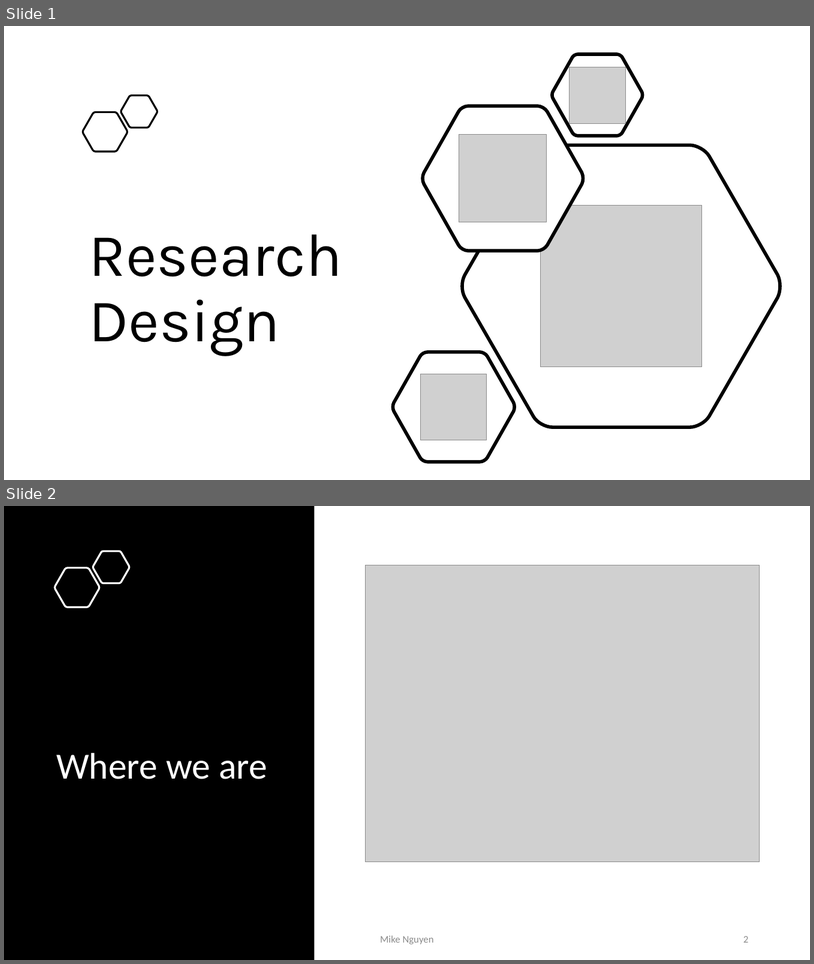
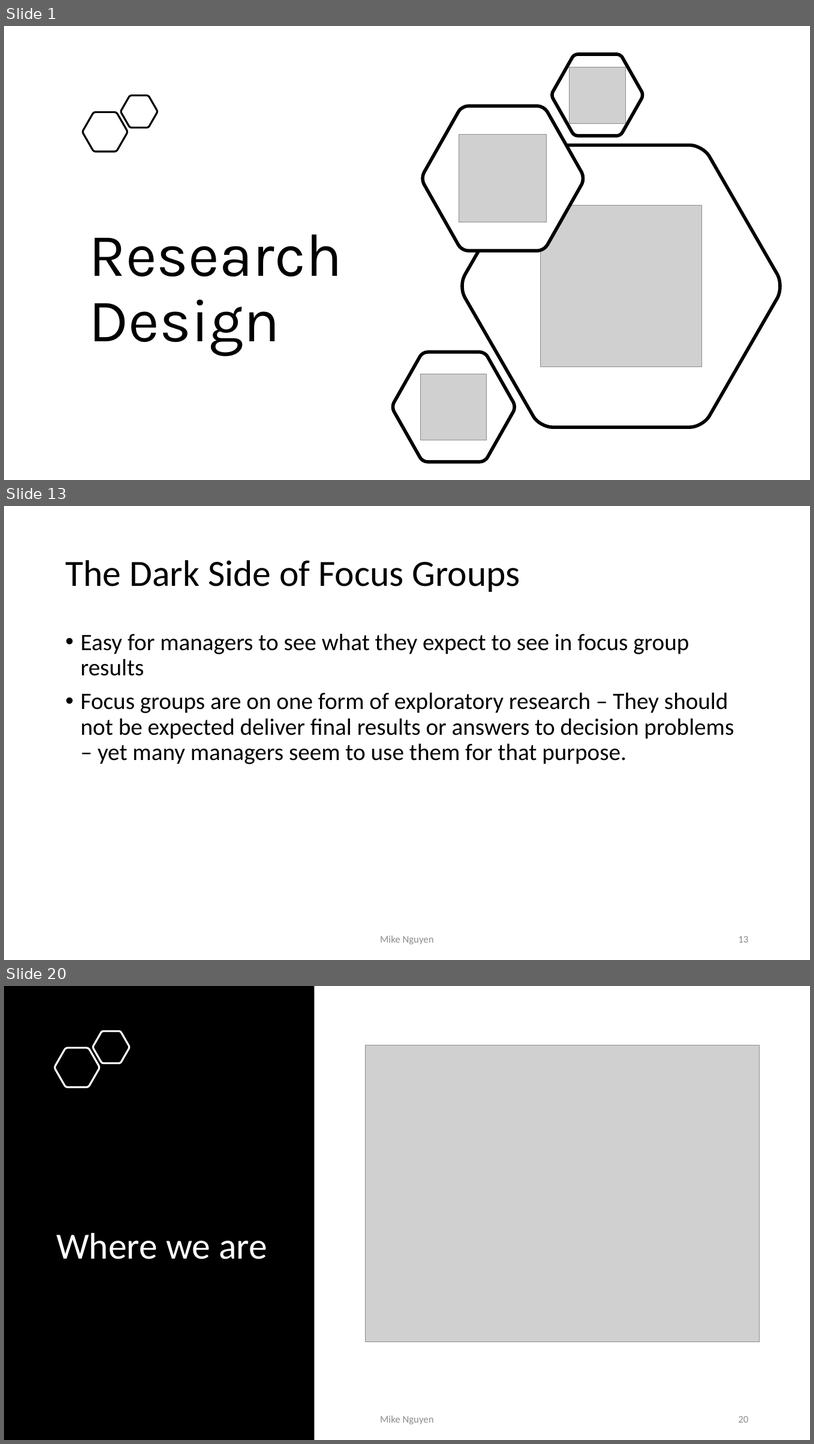
Before and after one commit to mikenguyen13/mar4050, a slide deck: lectures/2/Unit4_Research Design.pptx. Shown one above the other, each under a label of ours: slides 1 and 2 before the commit, slides 1, 13 and 20 after it; the slides between them are not shown. The pictures are 814x964 and 814x1444 pixels, drawn with LibreOffice and Linux fonts; fonts in the diff are those of the drawing; grey boxes stand for pictures. Boxes give left, top, right and bottom in pixels: in the first picture for what was removed or moved away, otherwise in the second. Text is boxed around its words. In the diff, an @@ line names an element or a change of style, - is before the commit and + after.

```diff
--- a/lectures/2/Unit4_Research Design.pptx
+++ b/lectures/2/Unit4_Research Design.pptx
@@ slide 13 added at (x1=4, y1=506, x2=810, y2=960), background #FFFFFF @@
@@ title added at (x1=65, y1=560, x2=521, y2=592), 44 pt, text #000000 @@
+The Dark Side of Focus Groups
@@ text added at (x1=81, y1=633, x2=734, y2=764), 28 pt, text #000000 @@
+• Easy for managers to see what they expect to see in focus group results
+• Focus groups are on one form of exploratory research – They should not be expected deliver final results or answers to decision problems – yet many managers seem to use them for that purpose.
@@ text added at (x1=380, y1=935, x2=434, y2=944), 12 pt, text #8C8C8C @@
+Mike Nguyen
@@ page number added at (x1=738, y1=936, x2=749, y2=942), 12 pt, text #8C8C8C @@
+13
@@ what was slide 2 is now slide 20 @@
@@ page number at (x1=738, y1=1416, x2=749, y2=1422): text changed @@
-2
+20
```
Also in this commit, not shown: 17 other slides added, 9 other files.
